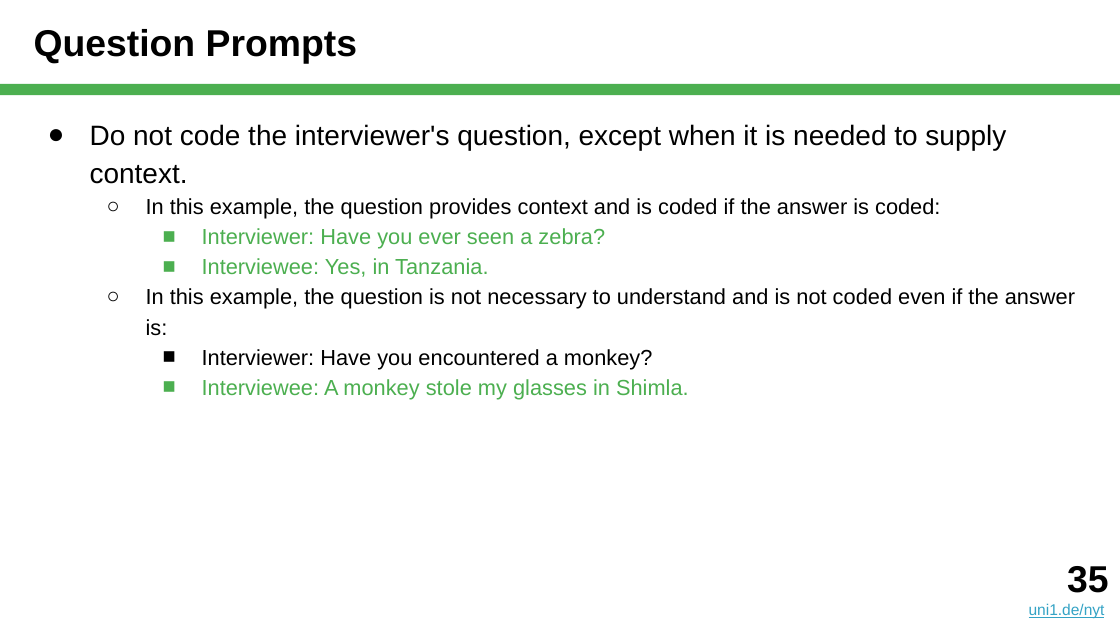
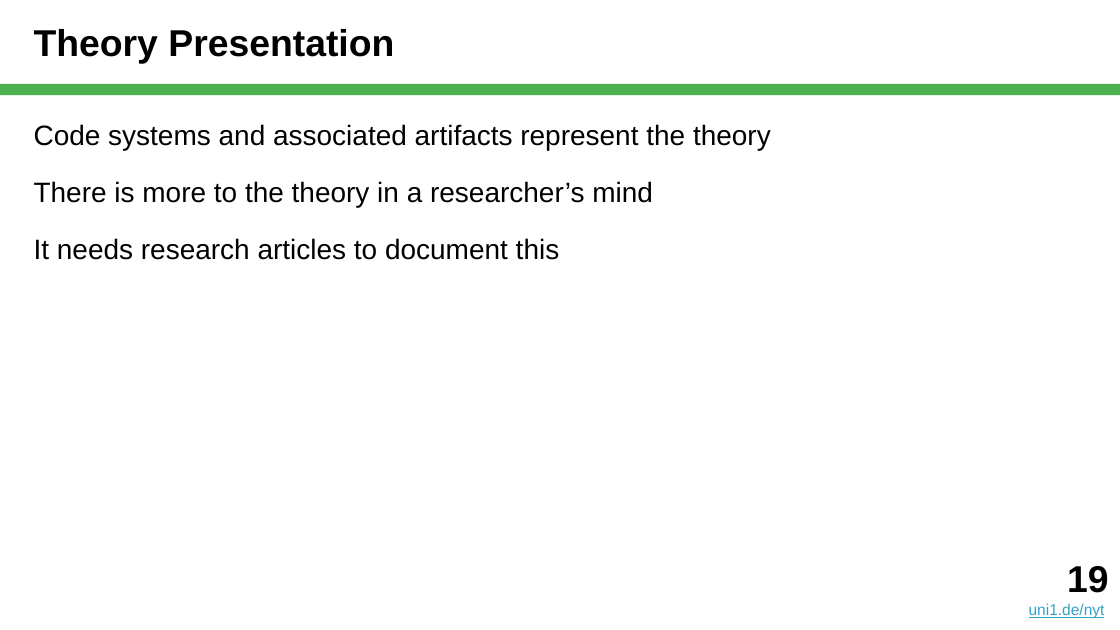
Before and after one commit to dirkriehle/nyt-course, a slide deck: slide 19 of Lecture slides/NYT B03 - Qualitative Data Analysis.pptx (slide 35 before the commit). Drawn at 1120x630 pixels with LibreOffice and Linux fonts; fonts in the diff are those of the drawing. Boxes give left, top, right and bottom in pixels: in the first picture for what was removed or moved away, otherwise in the second. Text is boxed around its words. In the diff, an @@ line names an element or a change of style, - is before the commit and + after.

```diff
--- a/Lecture slides/NYT B03 - Qualitative Data Analysis.pptx
+++ b/Lecture slides/NYT B03 - Qualitative Data Analysis.pptx
@@ title at (34,29,394,64): text changed @@
-Question Prompts
+Theory Presentation
@@ text at (34,124,771,260): text changed; size 14 to 18 pt @@
-● Do not code the interviewer's question, except when it is needed to supply context.
-  ○ In this example, the question provides context and is coded if the answer is coded:
-    ■ Interviewer: Have you ever seen a zebra?
-    ■ Interviewee: Yes, in Tanzania.
-  ○ In this example, the question is not necessary to understand and is not coded even if the answer is:
-    ■ Interviewer: Have you encountered a monkey?
-    ■ Interviewee: A monkey stole my glasses in Shimla.
+Code systems and associated artifacts represent the theory
+There is more to the theory in a researcher’s mind
+It needs research articles to document this
@@ text at (1067,566,1108,593): text changed @@
-35
+19
```
Also in this commit, not shown: 14 other slides changed, 40 slides added, 24 slides removed, 3 other files.
